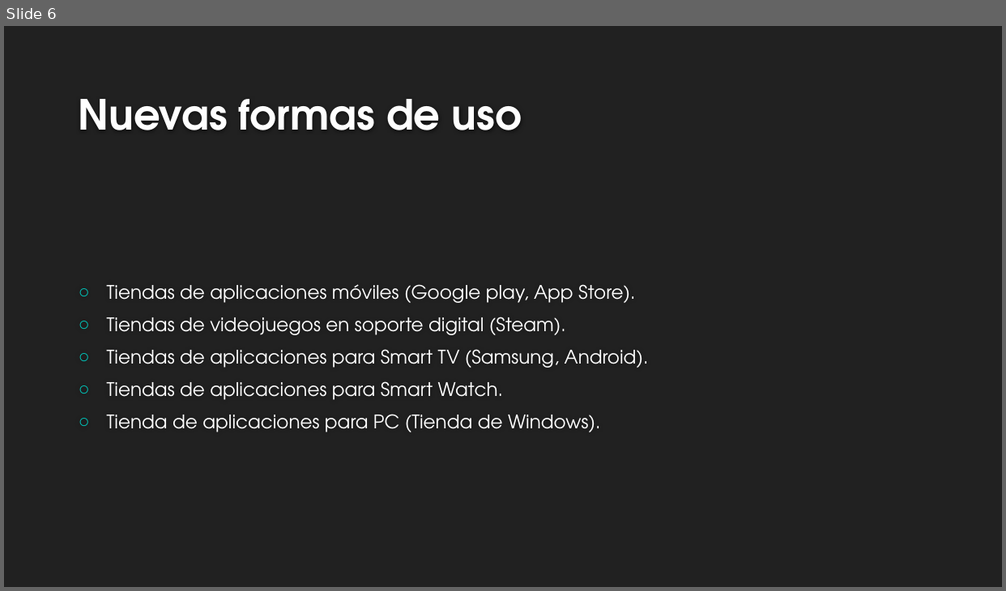
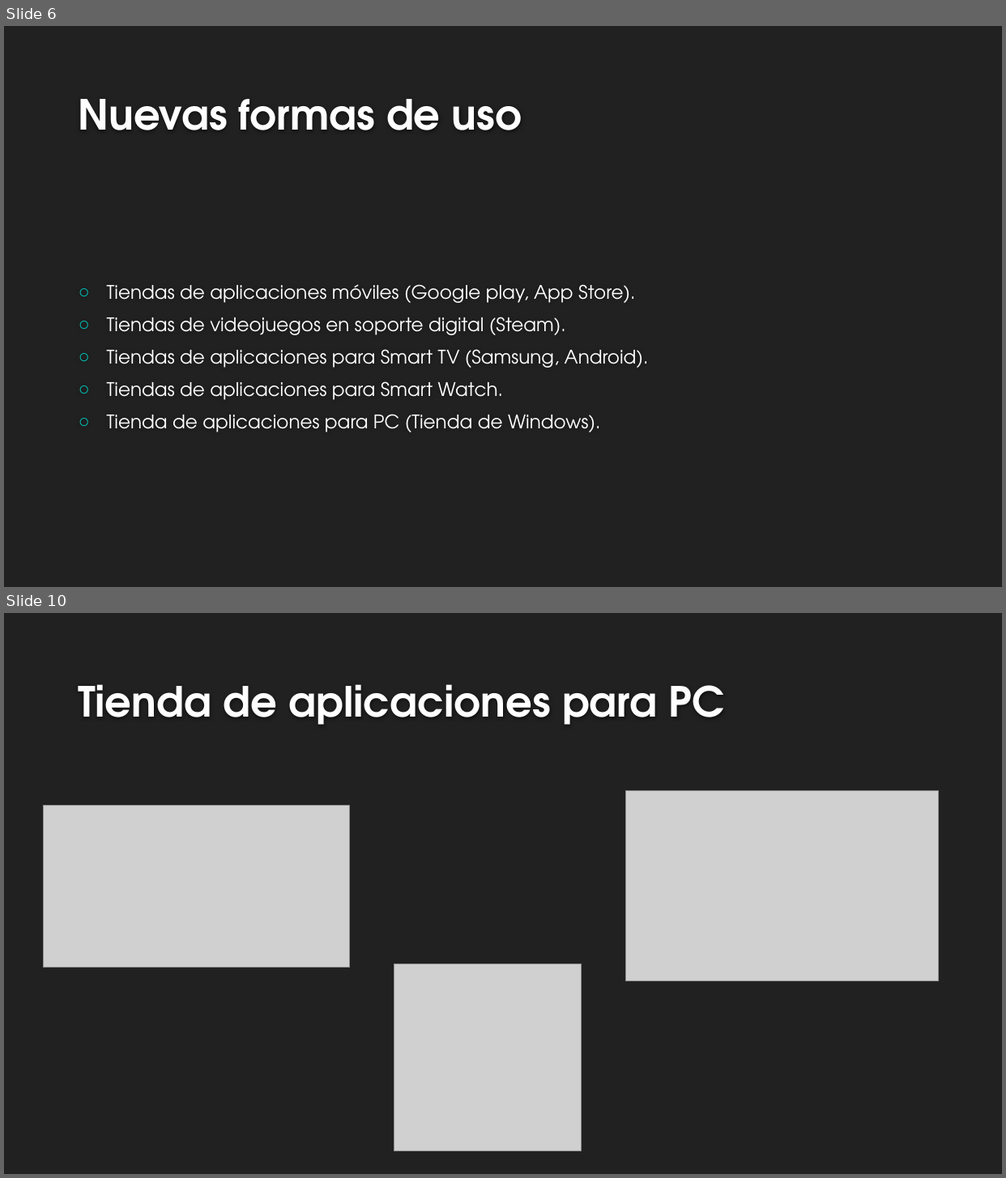
Before and after one commit to ABPMultimediaUA/SchoolApp, a slide deck: PM-TEMA 8 v1.pptx. Shown one above the other, each under a label of ours: slide 6 before the commit, slides 6 and 10 after it; the slides between them are not shown. The pictures are 1006x591 and 1006x1178 pixels, drawn with LibreOffice and Linux fonts; fonts in the diff are those of the drawing; grey boxes stand for pictures; background and template pictures are left out. Boxes give left, top, right and bottom in pixels: in the first picture for what was removed or moved away, otherwise in the second. Text is boxed around its words. In the diff, an @@ line names an element or a change of style, - is before the commit and + after.

```diff
--- a/PM-TEMA 8 v1.pptx
+++ b/PM-TEMA 8 v1.pptx
@@ slide 10 added at (4,613,1002,1174), background #212121 @@
@@ title added at (78,684,724,725), 40 pt, text #FEFEFE, bold @@
+Tienda de aplicaciones para PC
@@ picture added at (43,805,349,967) @@
@@ picture added at (626,791,939,982) @@
@@ picture added at (394,964,582,1152) @@
```
Also in this commit, not shown: 1 slide changed, 3 other slides added.
